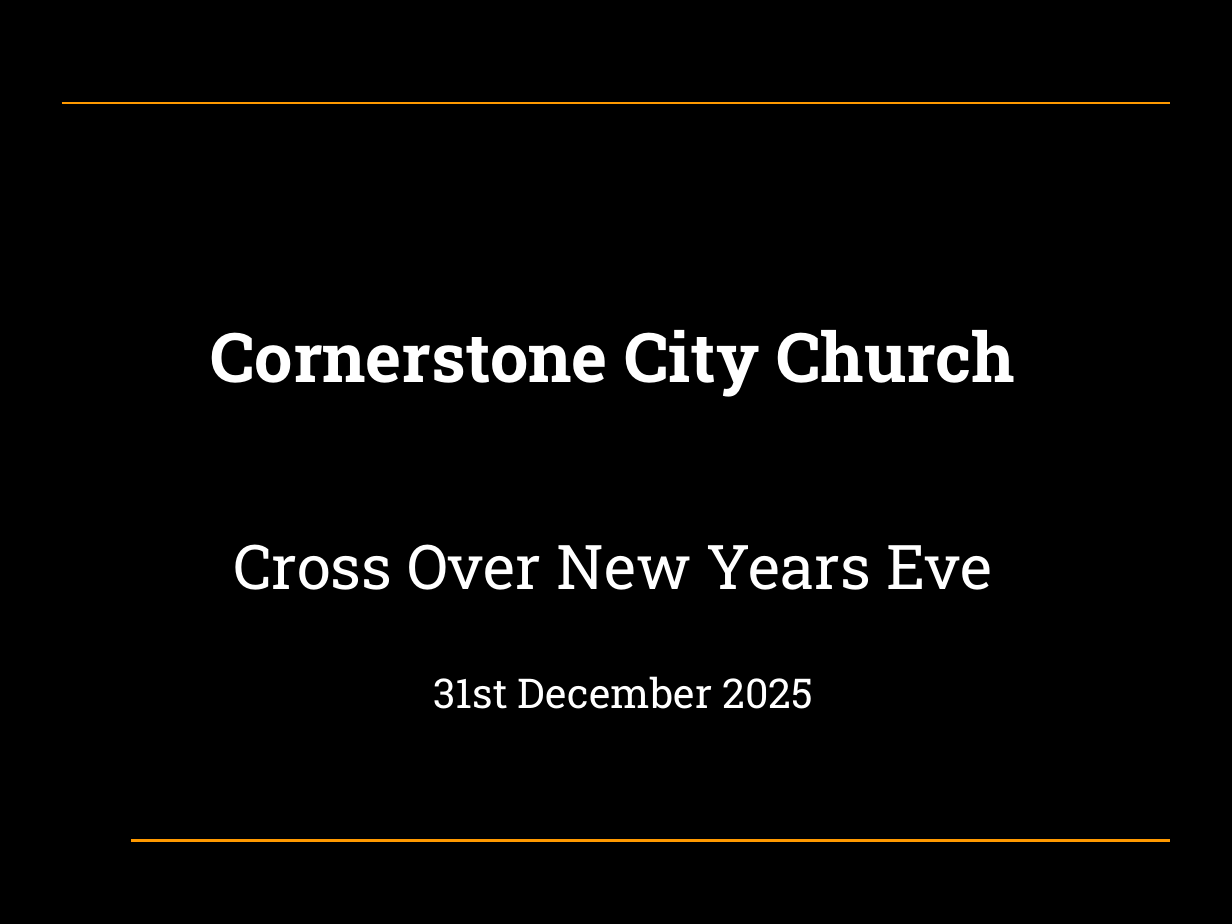
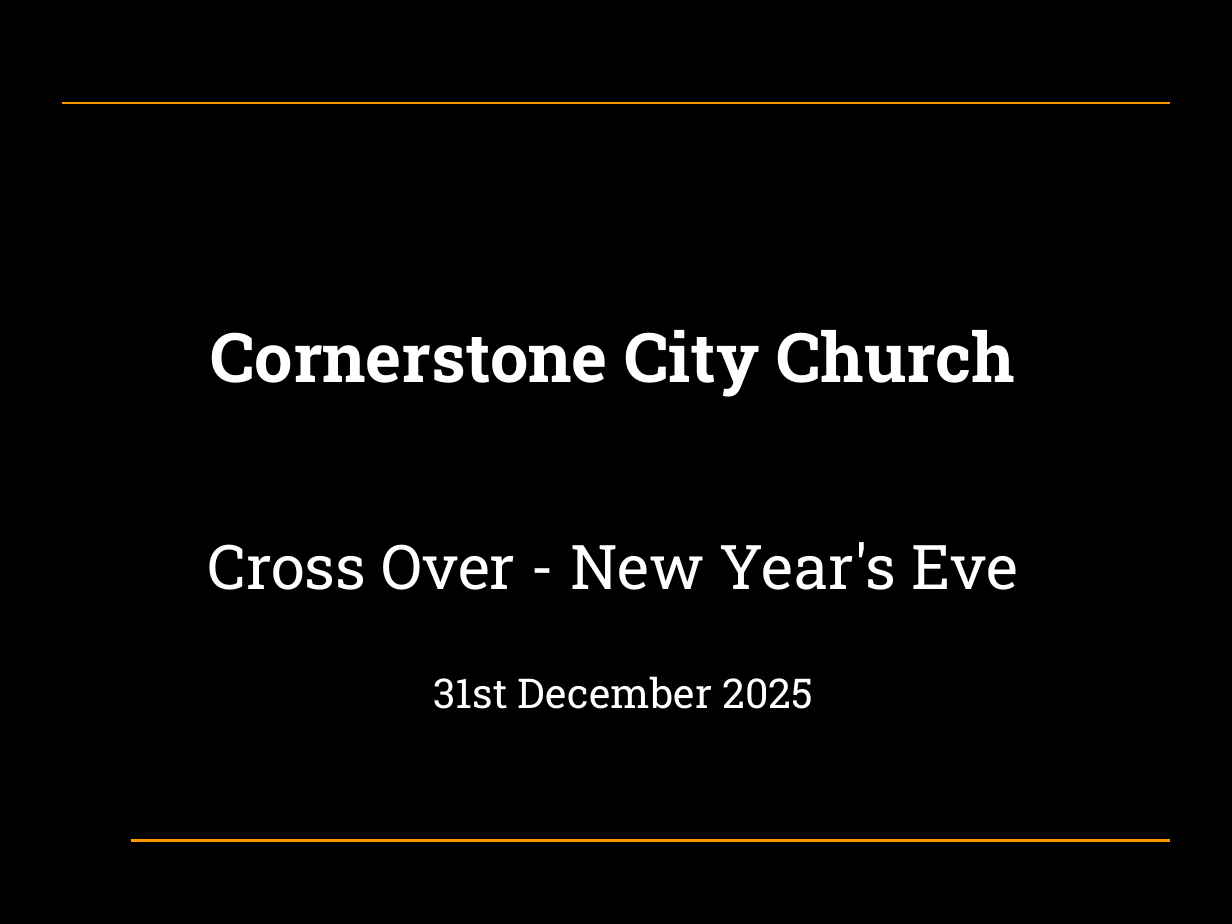
Before and after one commit to hoo-are-ya/worship, a slide deck: slide 1 of docs/songs_2025-12-31.pptx. Drawn at 1232x924 pixels with LibreOffice and Linux fonts; fonts in the diff are those of the drawing; background and template pictures are left out. Boxes give left, top, right and bottom in pixels: in the first picture for what was removed or moved away, otherwise in the second. Text is boxed around its words. In the diff, an @@ line names an element or a change of style, - is before the commit and + after.

```diff
--- a/docs/songs_2025-12-31.pptx
+++ b/docs/songs_2025-12-31.pptx
@@ text at [208, 330, 1018, 590]: text changed; size 40 to 36 pt; bold off @@
-Cornerstone City Church
-Cross Over New Years Eve
+Cornerstone City Church
+Cross Over - New Year's Eve
```
Also in this commit, not shown: 23 other slides changed, 5 slides added, 1 slide removed, 1 other file.
